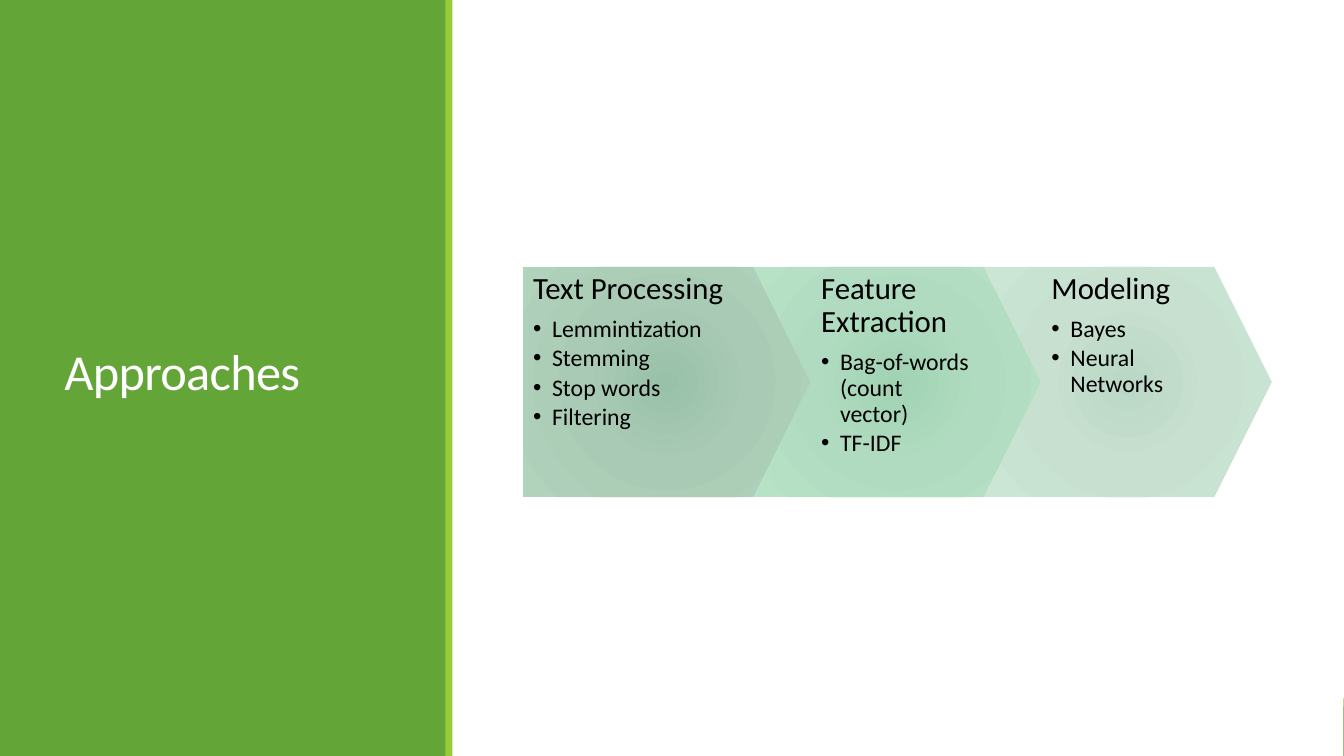
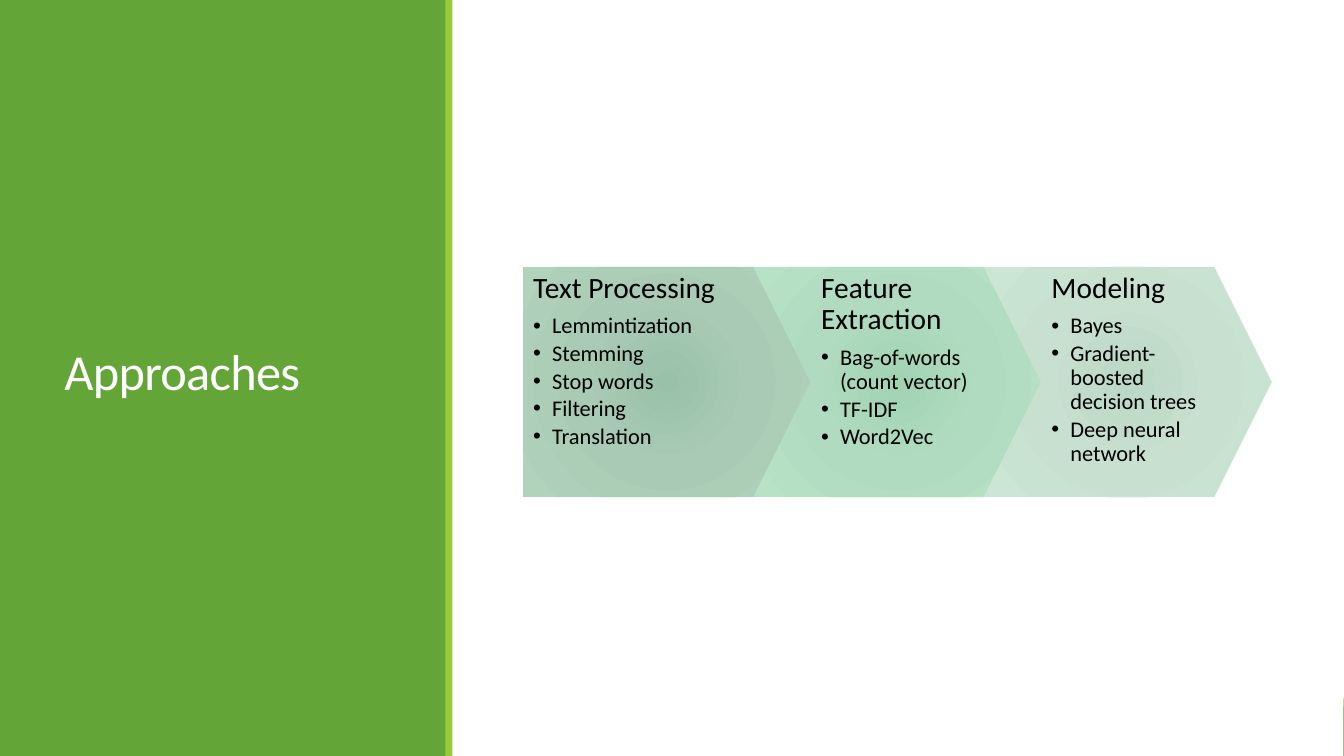
Before and after one commit to LinghanX/Project_Veritas, a slide deck: slide 4 of presentations/FakeNews_Final.pptx. Drawn at 1344x756 pixels with LibreOffice and Linux fonts; fonts in the diff are those of the drawing. Boxes give left, top, right and bottom in pixels: in the first picture for what was removed or moved away, otherwise in the second. Text is boxed around its words. In the diff, an @@ line names an element or a change of style, - is before the commit and + after.

```diff
--- a/presentations/FakeNews_Final.pptx
+++ b/presentations/FakeNews_Final.pptx
@@ text at box(533, 278, 714, 420): size 22 to 21 pt in "Text Processing"; size 17 to 16 pt in "Lemmintization", "Stemming", "Stop words", "Filtering" @@
@@ text at box(821, 279, 968, 417): size 22 to 21 pt in "Feature Extraction"; size 17 to 16 pt in "Bag-of-words (count vector)", "TF-IDF" @@
@@ text at box(1051, 277, 1164, 337): size 22 to 21 pt in "Modeling"; size 17 to 16 pt in "Bayes" @@
@@ text at box(1070, 345, 1196, 461): text changed; size 17 to 16 pt @@
-  • Neural Networks
+  • Gradient-boosted decision trees
+  • Deep neural network
@@ text at box(552, 428, 652, 444): paragraph added @@
+  • Translation
@@ text at box(840, 428, 933, 444): paragraph added @@
+  • Word2Vec
```
Also in this commit, not shown: 2 other slides changed, 1 slide added, 24 other files.
